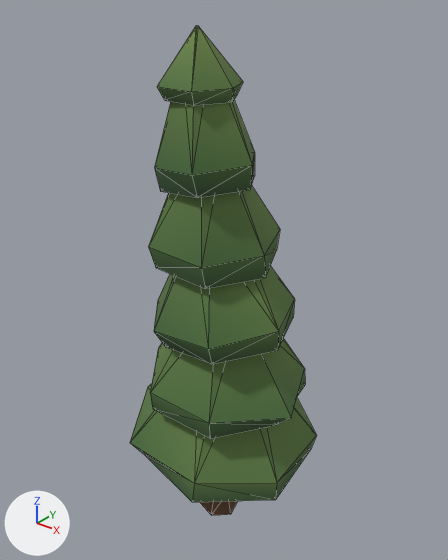
The glTF model survival/public/models/pine.glb: old version first, new version second.
The view is the same before and after, from a camera (50 mm lens) standing at (6.26, -7.66, 9.8) and looking at (-0.03, 0.2, 4.93). The axes (+X, +Y, +Z) are drawn at lower left. The lights are the same throughout. The picture after the commit comes second. Mesh edges are drawn as thin lines. Vertices at exactly the same position are counted once.

The first picture shows 'pine'.
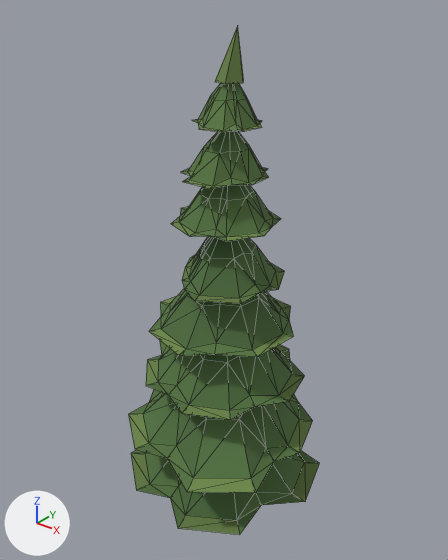
What differs and where, as boxes [x1, y1, x2, y2] in the pictures (448 x 560 px):
```json
{"object": "pine", "change": "reshaped", "before": [130, 26, 317, 515], "after": [128, 25, 320, 534]}
{"part": 1, "of": "me_pine_001", "change": "rebuilt", "before": [200, 501, 238, 515], "on screen": "not visible afterwards"}
{"part": 2, "of": "me_pine_001", "change": "rebuilt", "before": [154, 266, 295, 364], "after": [149, 289, 294, 357], "on screen": "30% shorter"}
{"part": 3, "of": "me_pine_001", "change": "rebuilt", "before": [150, 338, 305, 439], "after": [146, 340, 304, 420]}
{"part": 4, "of": "me_pine_001", "change": "rebuilt", "before": [130, 384, 317, 502], "after": [128, 389, 313, 492], "on screen": "13% shorter"}
{"part": 5, "of": "me_pine_001", "change": "rebuilt", "before": [155, 100, 255, 198], "after": [181, 131, 269, 189]}
{"part": 6, "of": "me_pine_001", "change": "rebuilt", "before": [148, 185, 280, 289], "after": [171, 185, 281, 241], "on screen": "17% narrower, 46% shorter"}
{"part": 7, "of": "me_pine_001", "change": "added", "after": [131, 450, 320, 534], "on screen": "green"}
{"part": 8, "of": "me_pine_001", "change": "added", "after": [182, 237, 285, 303], "on screen": "green"}
{"part": 9, "of": "me_pine_001", "change": "added", "after": [192, 83, 262, 132], "on screen": "green"}
{"part": 10, "of": "me_pine_001", "change": "cut back", "before": [157, 26, 243, 105], "after": [215, 25, 244, 84]}
```

Scene script edits in JSON lines:
```json
{"block": "me_pine_001", "where": "# used by ob_pine; location = (0.0, 0.0, 0.0)"}
{"op": "remove", "block": "me_pine_001", "code": "me_pine_001.from_pydata(...)  # 186 vertices, 344 faces; spans x -1.79..1.86, y -1.6..1.98, z -0.27..9.2"}
{"op": "add", "block": "me_pine_001", "code": "me_pine_001.from_pydata(...)  # 388 vertices, 707 faces; spans x -1.83..2.04, y -1.95..1.98, z -0.27..9.2"}
{"block": "me_pine_001", "change": "me_pine_001 part 1: the loose piece of 30 vertices spanning x -0.39..0.39, y -0.39..0.39, z -0.27..6.45 is rebuilt with 36 vertices and now spans x -0.37..0.34, y -0.35..0.39, z -0.27..7.0"}
{"block": "me_pine_001", "change": "me_pine_001 part 2: the loose piece of 28 vertices spanning x -1.09..1.52, y -1.32..1.37, z 4.06..6.16 is rebuilt with 38 vertices and now spans x -1.23..1.44, y -1.38..1.31, z 4.08..5.48"}
{"block": "me_pine_001", "change": "me_pine_001 part 3: the loose piece of 28 vertices spanning x -1.27..1.86, y -1.39..1.68, z 2.73..4.82 is rebuilt with 47 vertices and now spans x -1.55..1.66, y -1.5..1.41, z 3.04..4.52"}
{"block": "me_pine_001", "change": "me_pine_001 part 4: the loose piece of 28 vertices spanning x -1.79..1.77, y -1.6..1.98, z 1.37..3.48 is rebuilt with 47 vertices and now spans x -1.63..1.86, y -1.95..1.94, z 1.89..3.56"}
{"block": "me_pine_001", "change": "me_pine_001 part 5: the loose piece of 24 vertices spanning x -0.76..0.96, y -1.17..0.49, z 6.79..8.82 is rebuilt with 38 vertices and now spans x -0.57..0.84, y -0.75..0.74, z 6.83..7.84"}
{"block": "me_pine_001", "change": "me_pine_001 part 6: the loose piece of 24 vertices spanning x -1.05..1.14, y -1.17..0.79, z 5.47..7.48 is rebuilt with 38 vertices and now spans x -0.84..1.07, y -0.91..0.94, z 6.02..7.17"}
{"block": "me_pine_001", "change": "me_pine_001 part 7: a new loose piece of 47 vertices spanning x -1.83..2.04, y -1.9..1.98, z 0.81..2.44, in mat_tree"}
{"block": "me_pine_001", "change": "me_pine_001 part 8: a new loose piece of 38 vertices spanning x -0.87..1.2, y -1.07..1.15, z 5.01..6.24, in mat_tree"}
{"block": "me_pine_001", "change": "me_pine_001 part 9: a new loose piece of 38 vertices spanning x -0.39..0.78, y -0.58..0.55, z 7.65..8.58, in mat_tree"}
{"block": "me_pine_001", "change": "me_pine_001 part 10"}
{"block": "me_pine_001", "change": "24 vertices are removed from x -0.65..0.63, y -1.01..0.18, z 8.2..9.2"}
{"block": "me_pine_001", "change": "44 faces are deleted"}
{"block": "me_pine_001", "change": "6 vertices are added at (0.52, -0.02, 8.41), (0.35, 0.21, 8.41), (0.39, -0.01, 9.2), (0.08, 0.12, 8.41), (0.08, -0.16, 8.41), (0.35, -0.25, 8.41)"}
{"block": "me_pine_001", "change": "5 new faces join them"}
{"block": "me_pine_001", "change": "other edits to the shape of me_pine_001 do not show in these pictures"}
```
